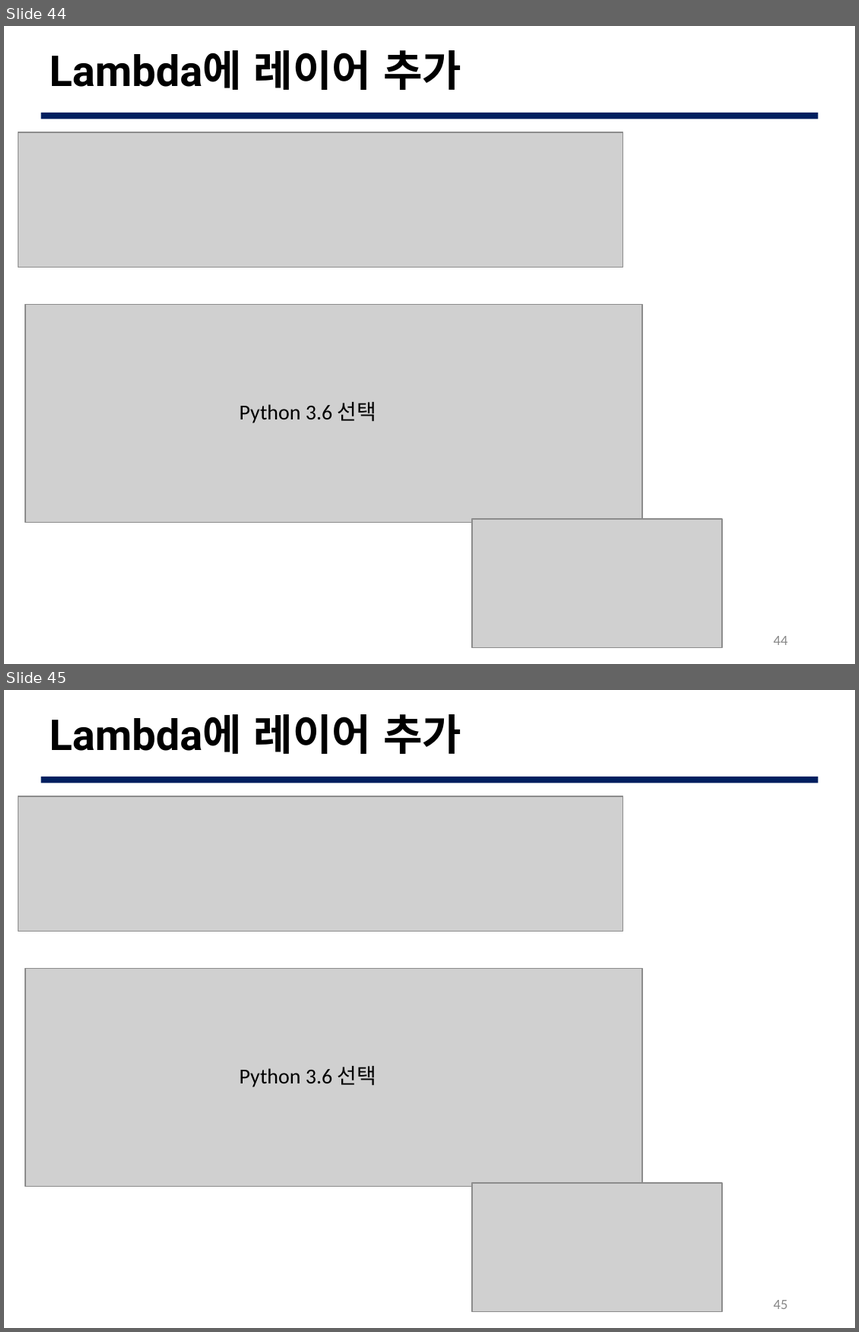
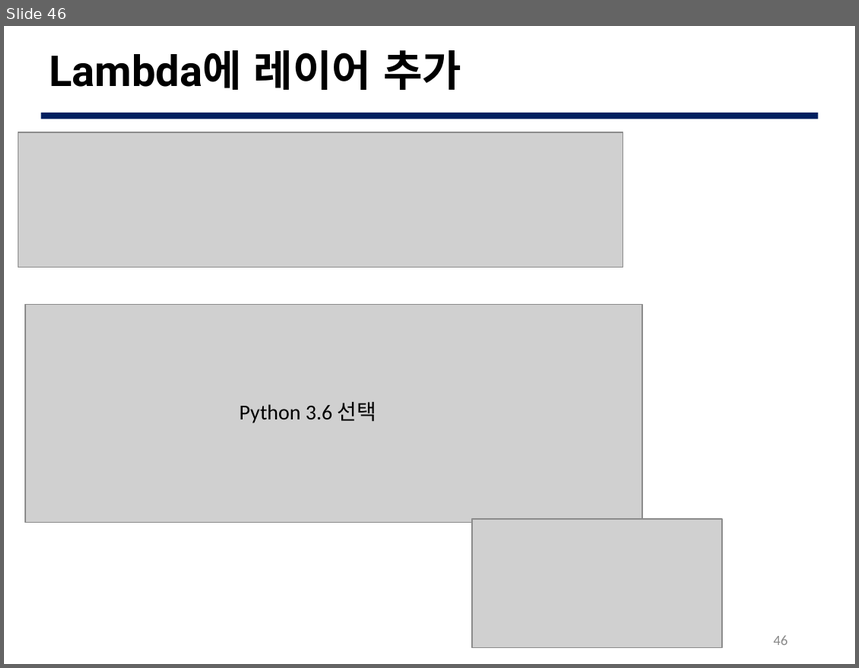
Before and after one commit to G0DCH/AWS_Rekognition_Slide, a slide deck: ppt/AWS Rekognition Slide.pptx. Shown one above the other, each under a label of ours: slides 44 and 45 before the commit, slide 46 after it. The pictures are 859x1332 and 859x668 pixels, drawn with LibreOffice and Linux fonts; fonts in the diff are those of the drawing; grey boxes stand for pictures; background and template pictures are left out. Boxes give left, top, right and bottom in pixels: in the first picture for what was removed or moved away, otherwise in the second. Text is boxed around its words. In the diff, an @@ line names an element or a change of style, - is before the commit and + after.

```diff
--- a/ppt/AWS Rekognition Slide.pptx
+++ b/ppt/AWS Rekognition Slide.pptx
@@ slide 45 removed at (4,690,855,1328), background #FFFFFF; not listed: 1 template element that a slide beside it also shows @@
@@ text removed at (50,714,462,754) @@
-Lambda에 레이어 추가
@@ picture removed at (18,796,623,931) @@
@@ picture removed at (25,968,642,1186) @@
@@ text removed at (240,1066,377,1087) @@
-Python 3.6 선택
@@ picture removed at (472,1184,722,1312) @@
@@ page number removed at (774,1300,788,1309) @@
-45
@@ what was slide 44 is now slide 46 @@
@@ page number at (774,636,788,645): text changed @@
-44
+46
```
Also in this commit, not shown: 37 slides changed, 3 slides added, 2 other slides removed.
